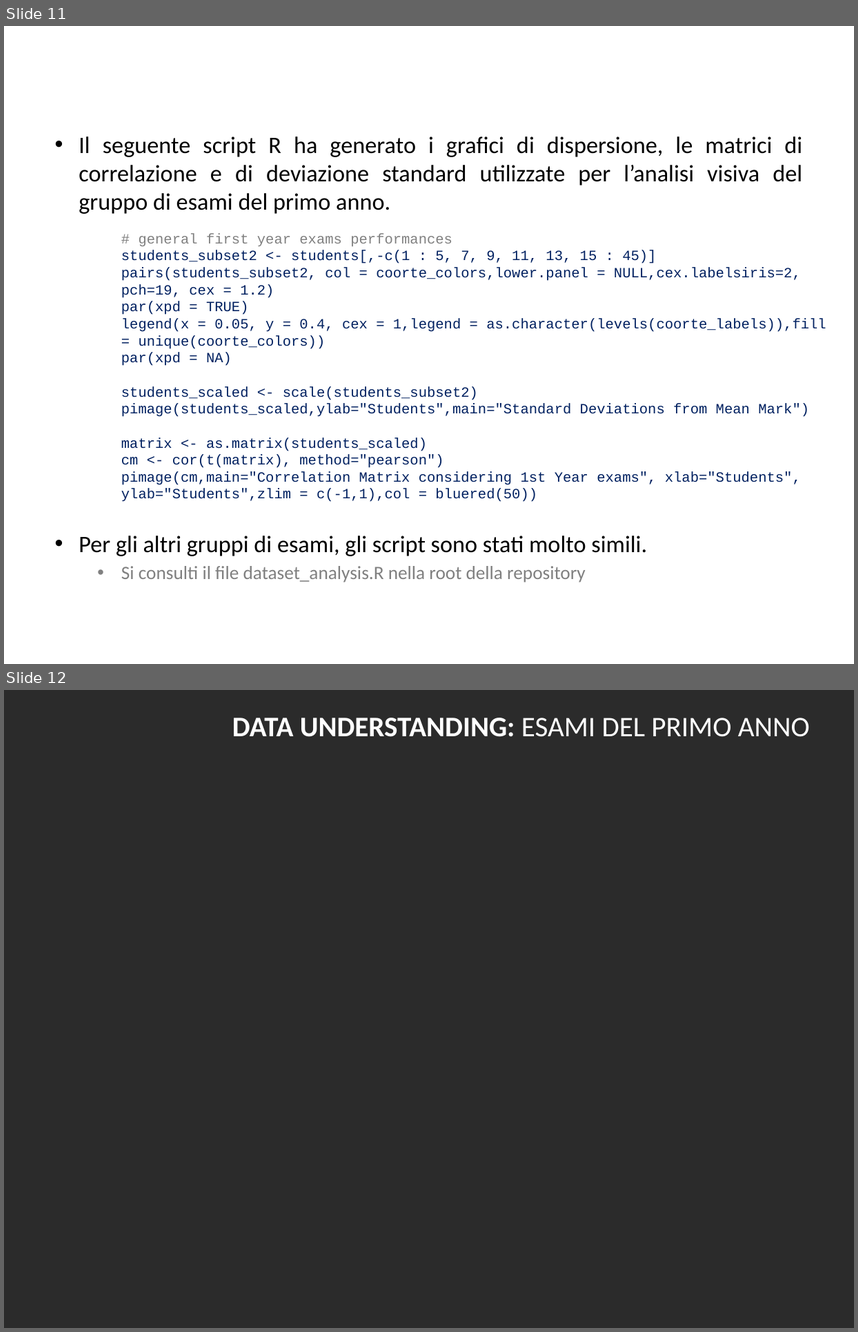
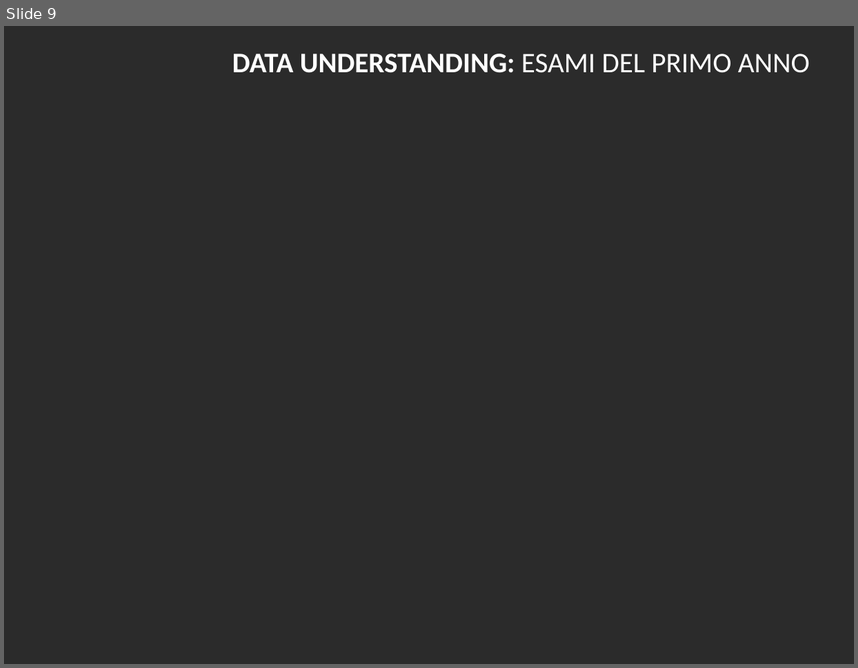
Before and after one commit to BlacknDecker/unifi, a slide deck: relazione-min.pptx. Shown one above the other, each under a label of ours: slides 11 and 12 before the commit, slide 9 after it. The pictures are 858x1332 and 858x668 pixels, drawn with LibreOffice and Linux fonts; fonts in the diff are those of the drawing; background and template pictures are left out; a plain dark background stands for a picture behind light text. Boxes give left, top, right and bottom in pixels: in the first picture for what was removed or moved away, otherwise in the second. Text is boxed around its words. In the diff, an @@ line names an element or a change of style, - is before the commit and + after.

```diff
--- a/relazione-min.pptx
+++ b/relazione-min.pptx
@@ slide 11 removed at (4,26,854,664), background #FFFFFF @@
@@ text removed at (79,136,802,214) @@
-• Il seguente script R ha generato i grafici di dispersione, le matrici di correlazione e di deviazione standard utilizzate per l’analisi visiva del gruppo di esami del primo anno.
@@ text removed at (121,233,826,501) @@
-# general first year exams performances
-students_subset2 <- students[,-c(1 : 5, 7, 9, 11, 13, 15 : 45)]
-pairs(students_subset2, col = coorte_colors,lower.panel = NULL,cex.labelsiris=2, pch=19, cex = 1.2)
-par(xpd = TRUE)
-legend(x = 0.05, y = 0.4, cex = 1,legend = as.character(levels(coorte_labels)),fill = unique(coorte_colors))
-par(xpd = NA)
-students_scaled <- scale(students_subset2)
-pimage(students_scaled,ylab="Students",main="Standard Deviations from Mean Mark")
-matrix <- as.matrix(students_scaled)
-cm <- cor(t(matrix), method="pearson")
-pimage(cm,main="Correlation Matrix considering 1st Year exams", xlab="Students", ylab="Students",zlim = c(-1,1),col = bluered(50))
@@ text removed at (79,535,647,582) @@
-• Per gli altri gruppi di esami, gli script sono stati molto simili.
-  • Si consulti il file dataset_analysis.R nella root della repository
@@ text removed at (187,535,340,556) @@
-DATA UNDERSTANDING: GRUPPI DI ESAMI
@@ what was slide 12 is now slide 9 @@
```
Also in this commit, not shown: 7 slides changed, 3 other slides removed.
